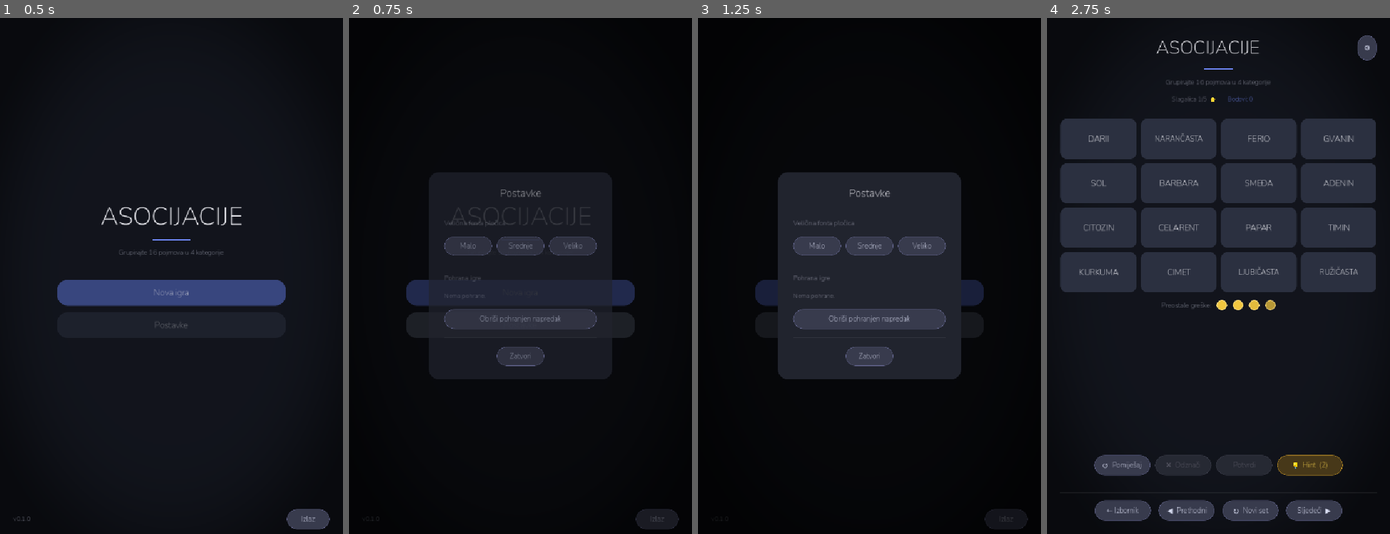
Above: before the commit, frames 1-4 (left to right).
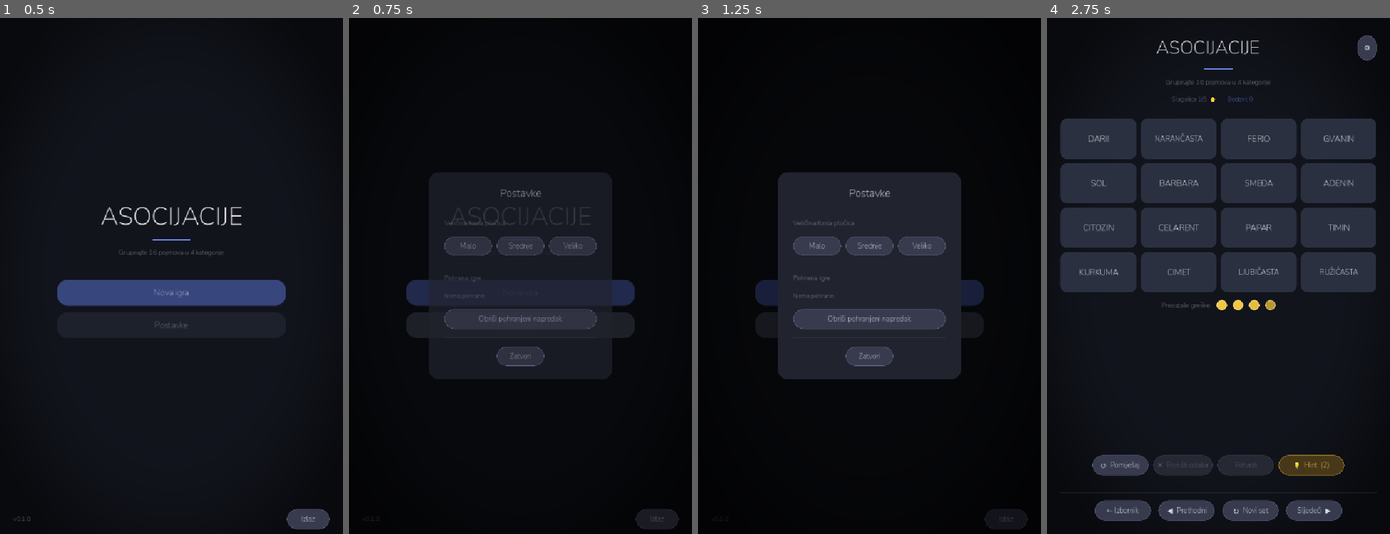
Above: after the commit, the same moments.

Repository: DenisLopata/asocijacije-hr
Game: Godot game, scene res://scenes/main_menu.tscn
Two runs of this game, one before a commit and one after it. Both use one fixed random seed, a clock stepped at 60 frames per second and the inputs below.
Inputs (mouse positions are in pixels of both pictures, inside the frame that each line leads up to):
- Up to frame 1 (0.5 s): no input
- Up to frame 2 (0.75 s): click "Postavke" at 0.5 s
- Up to frame 3 (1.25 s): no input
- Up to frame 4 (2.75 s): click (1218, 317) at 1.25 s, where only the run before the commit has a clickable "Obriši pohranjen napredak"; click "Nova igra" at 2 s

Frame 1 is identical in both runs. In frame 2, 0.1% of the frame differs, in the area x 37-63%, y 57-59%; in frame 3, 0.1%; in frame 4, 0.3%, in the area x 13-87%, y 84-89%.

Commit message:
Lector pass: Croatian copy corrections
- "Odznači" → "Poništi odabir" (deselect button)
- "Ukupno u setu" → "Ukupno u skupu" (summary stat)
- "Obriši pohranjen napredak" → "Obriši pohranjeni napredak" (settings)
- "Pohrana obrisana." → "Napredak je obrisan." (settings confirmation)
- "Hinteri" → "Hintovi", score format, ONE_AWAY/WRONG messages, history label

Co-Authored-By: Claude Sonnet 4.6 <noreply@anthropic.com>

Diff:
--- a/scenes/game_screen.gd
+++ b/scenes/game_screen.gd
@@ -361,7 +361,7 @@
 	parent.add_child(row)
 
 	_shuffle_btn  = _make_ghost_btn("↺  Pomiješaj")
-	_deselect_btn = _make_ghost_btn("✕  Odznači")
+	_deselect_btn = _make_ghost_btn("✕  Poništi odabir")
 	_submit_btn   = _make_submit_btn()
 	_hint_btn     = _make_hint_btn()
 
@@ -775,9 +775,9 @@
 			var ot: Tween = create_tween()
 			ot.tween_property(obtn, "modulate", Color(1.0, 0.65, 0.15, 1.0), 0.15)
 			ot.tween_property(obtn, "modulate", Color.WHITE, 0.35)
-		_show_typed_feedback(FeedbackType.ONE_AWAY, "Samo jedan pojam je krivo!")
+		_show_typed_feedback(FeedbackType.ONE_AWAY, "Jedan pojam ne odgovara!")
 	else:
-		_show_typed_feedback(FeedbackType.WRONG, "Netočno — pokušaj opet")
+		_show_typed_feedback(FeedbackType.WRONG, "Nije točno — pokušaj ponovo")
 
 	SaveManager.save_session.call_deferred(_puzzles, _current_puzzle_index, _state)
 
@@ -946,7 +946,7 @@
 	for pair in [
 		["Kategorije", "%d / %d" % [summary["solved_count"], summary["total_count"]]],
 		["Greške",     "%d / %d" % [summary["mistakes_used"], GameState.MAX_MISTAKES]],
-		["Hinteri",    "%d" % summary["hints_used"]],
+		["Hintovi",    "%d" % summary["hints_used"]],
 	]:
 		_add_stat_row(vbox, pair[0], pair[1])
 
@@ -954,7 +954,7 @@
 		var total: int = 0
 		for s in _session_scores:
 			total += s
-		_add_stat_row(vbox, "Ukupno u setu", "%d" % total)
+		_add_stat_row(vbox, "Ukupno u skupu", "%d" % total)
 
 	_add_separator(vbox)
 
@@ -982,7 +982,7 @@
 		var pts_lbl: Label = Label.new()
 		if solved and cat.name in cat_scores:
 			var pts: int = cat_scores[cat.name]
-			pts_lbl.text = "%d pt" % pts
+			pts_lbl.text = "%d bod" % pts
 			pts_lbl.add_theme_color_override("font_color", C_WIN if pts > 0 else C_TEXT_DIM)
 		else:
 			pts_lbl.text = "—"
@@ -994,7 +994,7 @@
 	if _state.guess_history.size() > 0:
 		_add_separator(vbox)
 		var hist_lbl: Label = Label.new()
-		hist_lbl.text = "Tijek igre"
+		hist_lbl.text = "Tijek rješavanja"
 		hist_lbl.theme_type_variation = "SubtitleLabel"
 		vbox.add_child(hist_lbl)
 
@@ -1093,12 +1093,12 @@
 	save_info.theme_type_variation = "MetaLabel"
 	vbox.add_child(save_info)
 
-	var clear_btn: Button = _make_ghost_btn("Obriši pohranjen napredak")
+	var clear_btn: Button = _make_ghost_btn("Obriši pohranjeni napredak")
 	clear_btn.theme_type_variation = "GhostButton"
 	clear_btn.custom_minimum_size = Vector2(300, 42)
 	clear_btn.pressed.connect(func() -> void:
 		SaveManager.clear_save()
-		save_info.text = "Pohrana obrisana.")
+		save_info.text = "Napredak je obrisan.")
 	vbox.add_child(clear_btn)
 
 	_add_separator(vbox)
--- a/scenes/main_menu.gd
+++ b/scenes/main_menu.gd
@@ -334,11 +334,11 @@
 	save_info.theme_type_variation = "MetaLabel"
 	vbox.add_child(save_info)
 
-	var clear_btn: Button = _make_small_btn("Obriši pohranjen napredak")
+	var clear_btn: Button = _make_small_btn("Obriši pohranjeni napredak")
 	clear_btn.custom_minimum_size = Vector2(300, 42)
 	clear_btn.pressed.connect(func() -> void:
 		SaveManager.clear_save()
-		save_info.text = "Pohrana obrisana."
+		save_info.text = "Napredak je obrisan."
 		# Reload menu so Continue button disappears
 		get_tree().reload_current_scene())
 	vbox.add_child(clear_btn)
